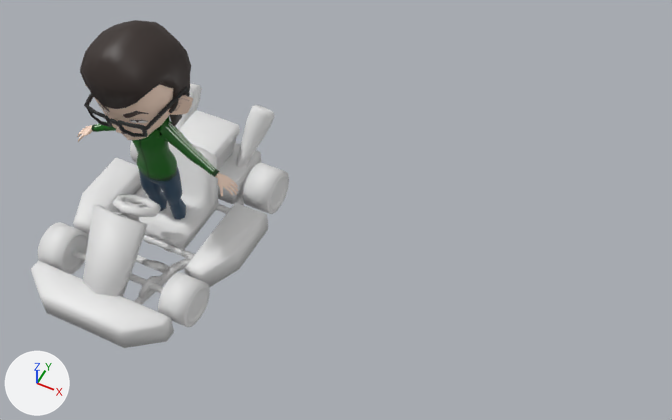
An edit to the Blender file BASEMESH/FBX/Alexander/alexander.blend, drawn before and after from the same camera.
One viewpoint serves both versions: a camera (50 mm lens) standing at (2.85, -3.16, 4.83) and looking at (1.26, 0.02, 0.85). The lights are fixed; the arrows at lower left show +X, +Y and +Z.

Before the edit, the objects in view are built like this:
```python
ob_body = bpy.data.objects.new('Body', me_cylinder_011)
ob_body.location = (0.0, 0.0, 0.0)
ob_body.rotation_euler = (-0.617, -0.00979, -0.0013)  # degrees (-35, -0.6, -0.1)
ob_body.scale = (0.0105, 0.0105, 0.0105)
ob_body_001 = bpy.data.objects.new('Body.001', me_cylinder_010)
ob_body_001.location = (0.0, 0.0, 0.0)
ob_body_001.rotation_euler = (-0.617, -0.00979, -0.0013)  # degrees (-35, -0.6, -0.1)
ob_body_001.scale = (0.0105, 0.0105, 0.0105)
ob_chibi_male_001 = bpy.data.objects.new('Chibi Male.001', me_cube_001)
ob_chibi_male_001.location = (2.47, 0.0, 0.0)
ob_chibi_male_001.rotation_euler = (-0.0801, 0.0, 0.0)  # degrees (-4.6, 0, 0)
ob_chibi_male_001.scale = (0.121, 0.121, 0.121)
ob_chibi_male_002 = bpy.data.objects.new('Chibi Male.002', me_cube_002)
ob_chibi_male_002.location = (0.0, 0.0, 0.0)
ob_chibi_male_002.rotation_euler = (-0.0801, 0.0, 0.0)  # degrees (-4.6, 0, 0)
ob_chibi_male_002.scale = (0.121, 0.121, 0.121)
ob_wheels = bpy.data.objects.new('Wheels', me_cylinder_005)
ob_wheels.location = (0.008, -0.262, 0.492)
ob_wheels.rotation_euler = (-0.617, -0.00979, -0.0013)  # degrees (-35, -0.6, -0.1)
ob_wheels.scale = (0.0105, 0.0105, 0.0105)
```
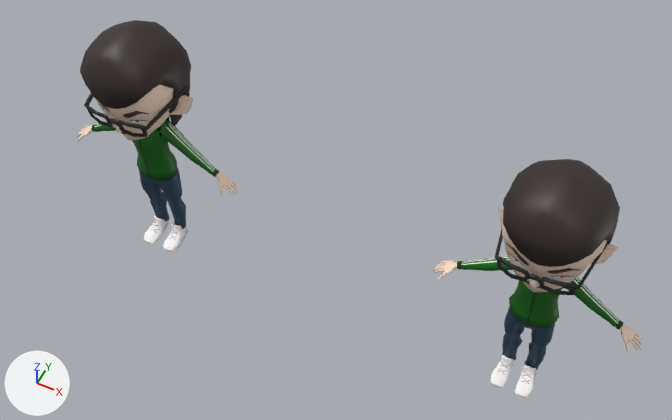
Scene script edits in JSON lines:
```json
{"op": "remove", "block": "ob_chibi_male_001", "code": "ob_chibi_male_001.hide_set(True)"}
{"op": "add", "block": "ob_body", "code": "ob_body.hide_set(True)"}
{"op": "add", "block": "ob_wheels", "code": "ob_wheels.hide_set(True)"}
{"op": "add", "block": "ob_body_001", "code": "ob_body_001.hide_set(True)"}
```

Changed parts and their boxes (x1, y1, x2, y2) in the pictures (672 x 420 px):
```json
{"object": "Body", "change": "hidden", "before": [31, 83, 275, 348]}
{"object": "Chibi Male.001", "change": "shown", "after": [433, 159, 641, 398]}
{"object": "Wheels", "change": "hidden", "before": [38, 141, 289, 327]}
{"object": "Body.001", "change": "hidden", "before": [113, 195, 161, 217]}
```
